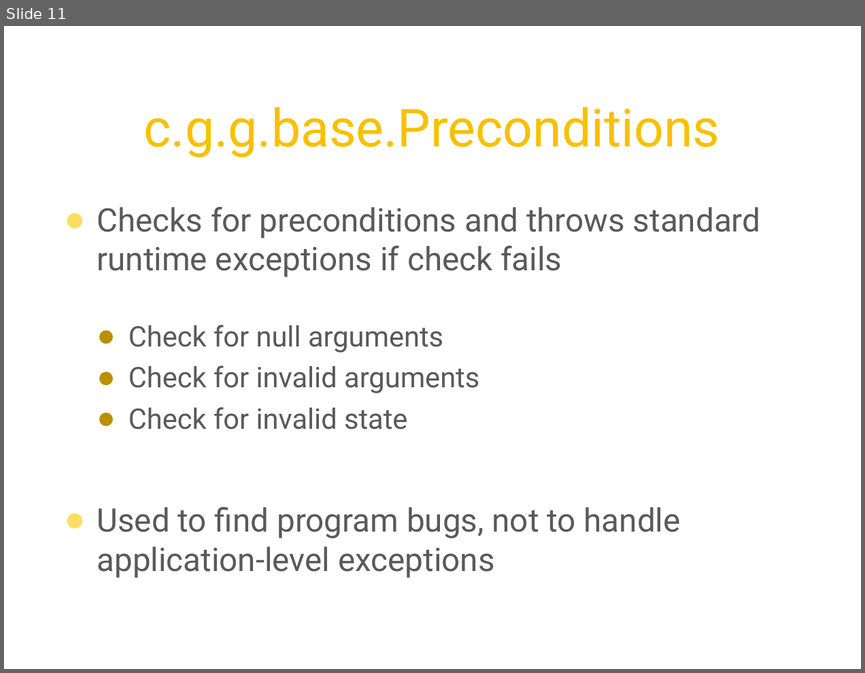
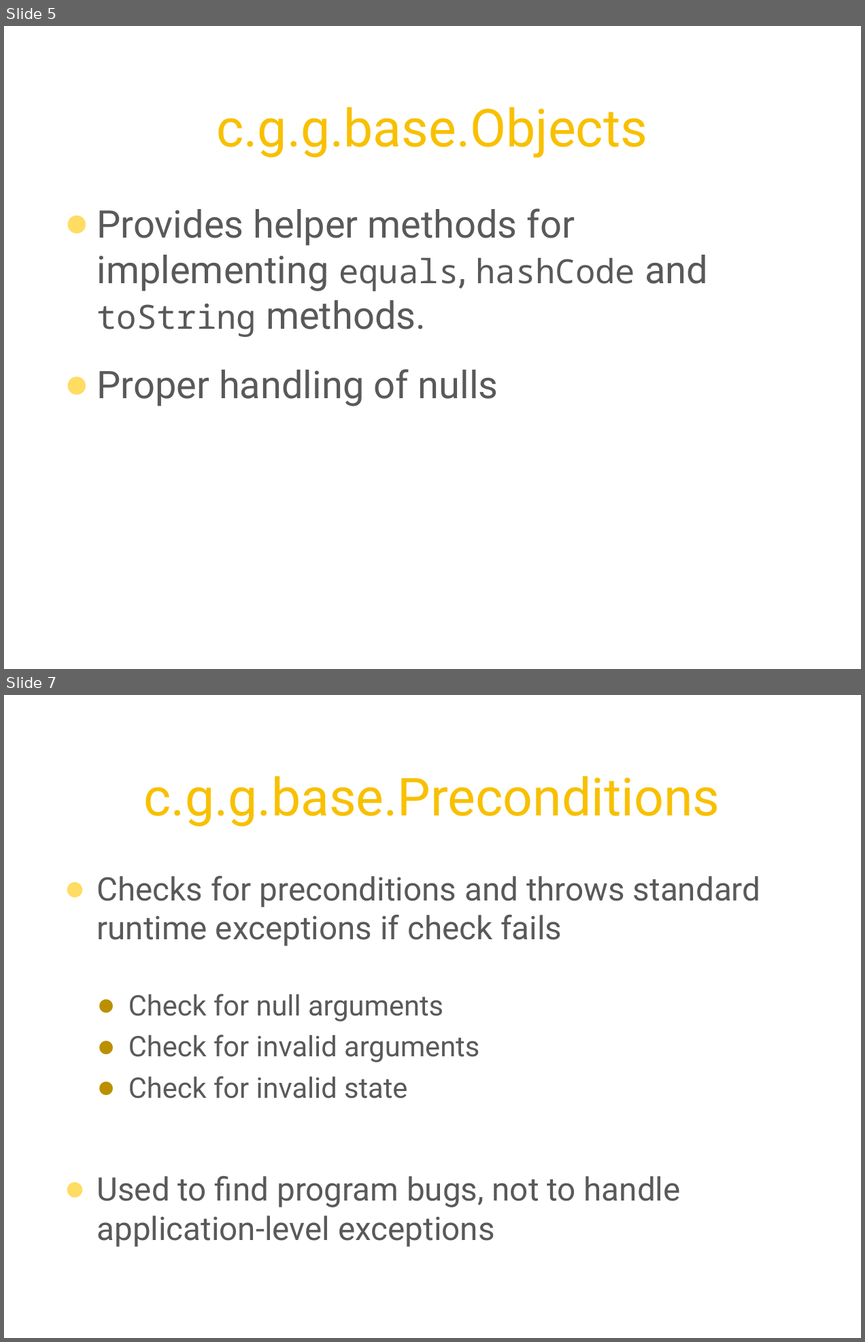
Before and after one commit to twoqubed/JavaMUG-Guava, a slide deck: JavaMUG - Guava.pptx. Shown one above the other, each under a label of ours: slide 11 before the commit, slides 5 and 7 after it; the slides between them are not shown. The pictures are 865x673 and 865x1342 pixels, drawn with LibreOffice and Linux fonts; fonts in the diff are those of the drawing; background and template pictures are left out. Boxes give left, top, right and bottom in pixels: in the first picture for what was removed or moved away, otherwise in the second. Text is boxed around its words. In the diff, an @@ line names an element or a change of style, - is before the commit and + after.

Commit message:
Base package slides almost done.

```diff
--- a/JavaMUG - Guava.pptx
+++ b/JavaMUG - Guava.pptx
@@ slide 5 added at bbox=[4, 26, 861, 669], background picture (left out) @@
@@ title added at bbox=[216, 107, 647, 158], 44 pt, text #F8C000 @@
+c.g.g.base.Objects
@@ text added at bbox=[96, 208, 708, 406], 32 pt, text #595959 @@
+● Provides helper methods for implementing equals, hashCode and toString methods.
+● Proper handling of nulls
@@ what was slide 11 is now slide 7 @@
```
Also in this commit, not shown: 23 other slides added, 9 other files.
